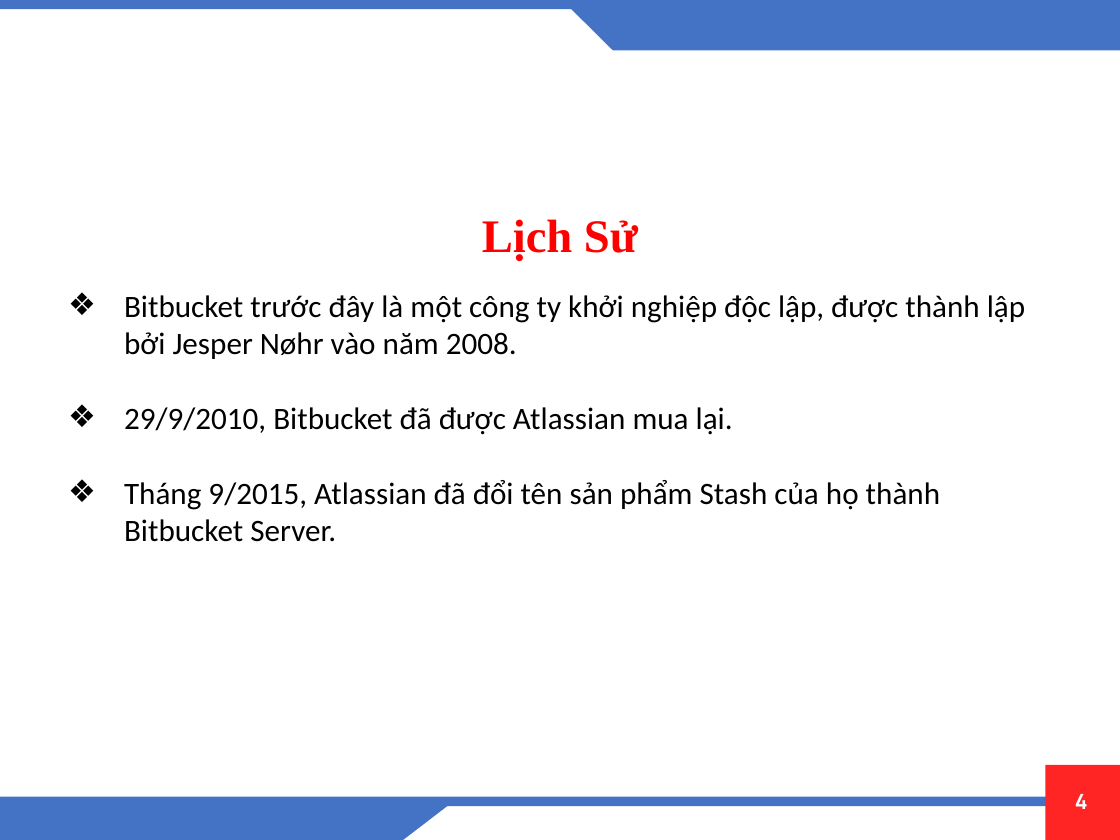
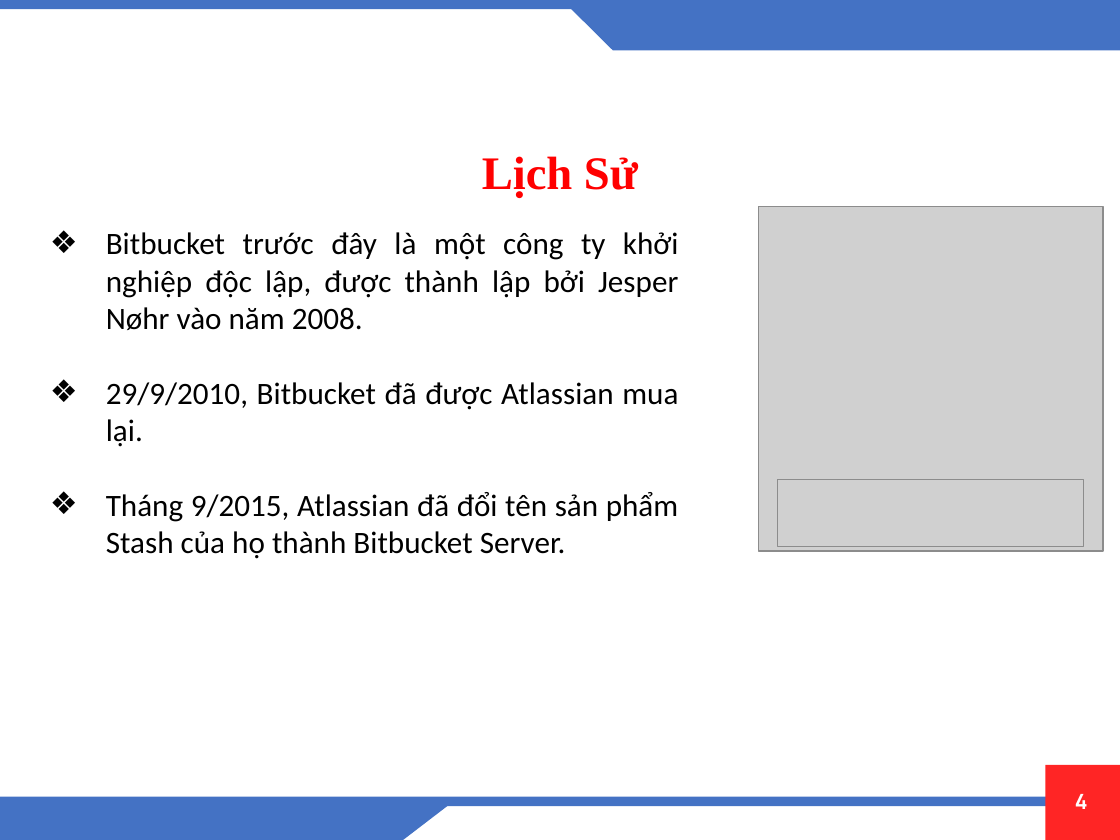
Before and after one commit to tmduyet/moitruongphanmem, a slide deck: slide 4 of Đóng gói phần mềm [Autosaved].pptx. Drawn at 1120x840 pixels with LibreOffice and Linux fonts; fonts in the diff are those of the drawing; grey boxes stand for pictures; background and template pictures are left out. Boxes give left, top, right and bottom in pixels: in the first picture for what was removed or moved away, otherwise in the second. Text is boxed around its words. In the diff, an @@ line names an element or a change of style, - is before the commit and + after.

```diff
--- a/Đóng gói phần mềm [Autosaved].pptx
+++ b/Đóng gói phần mềm [Autosaved].pptx
@@ text "Lịch Sử": place and size @@
-text "Lịch Sử" at (482, 219, 638, 261)
+text "Lịch Sử" at (482, 156, 638, 198)
@@ picture added at (758, 206, 1103, 551) @@
@@ text "Bitbucket trước đây là một ...": place and size @@
-text "Bitbucket trước đây là một ..." at (124, 295, 1025, 542)
+text "Bitbucket trước đây là một ..." at (106, 232, 679, 559)
@@ text "Bitbucket trước đây là một ..." at (106, 232, 679, 559): alignment left to justified @@
@@ picture added at (778, 479, 1084, 547) @@
```
Also in this commit, not shown: 3 other slides changed, 4 slides added, 1 slide removed, 1 other file.
